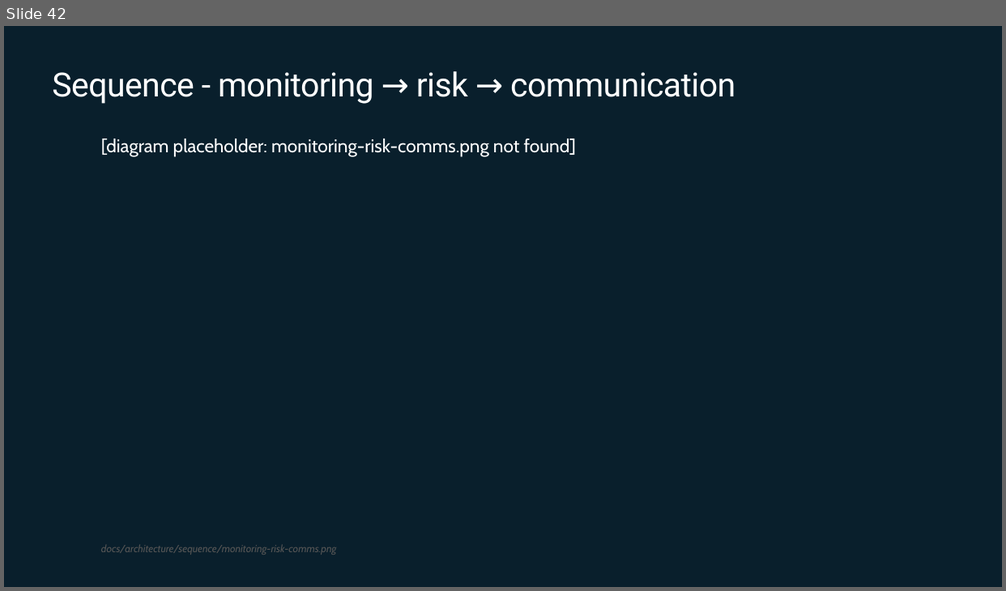
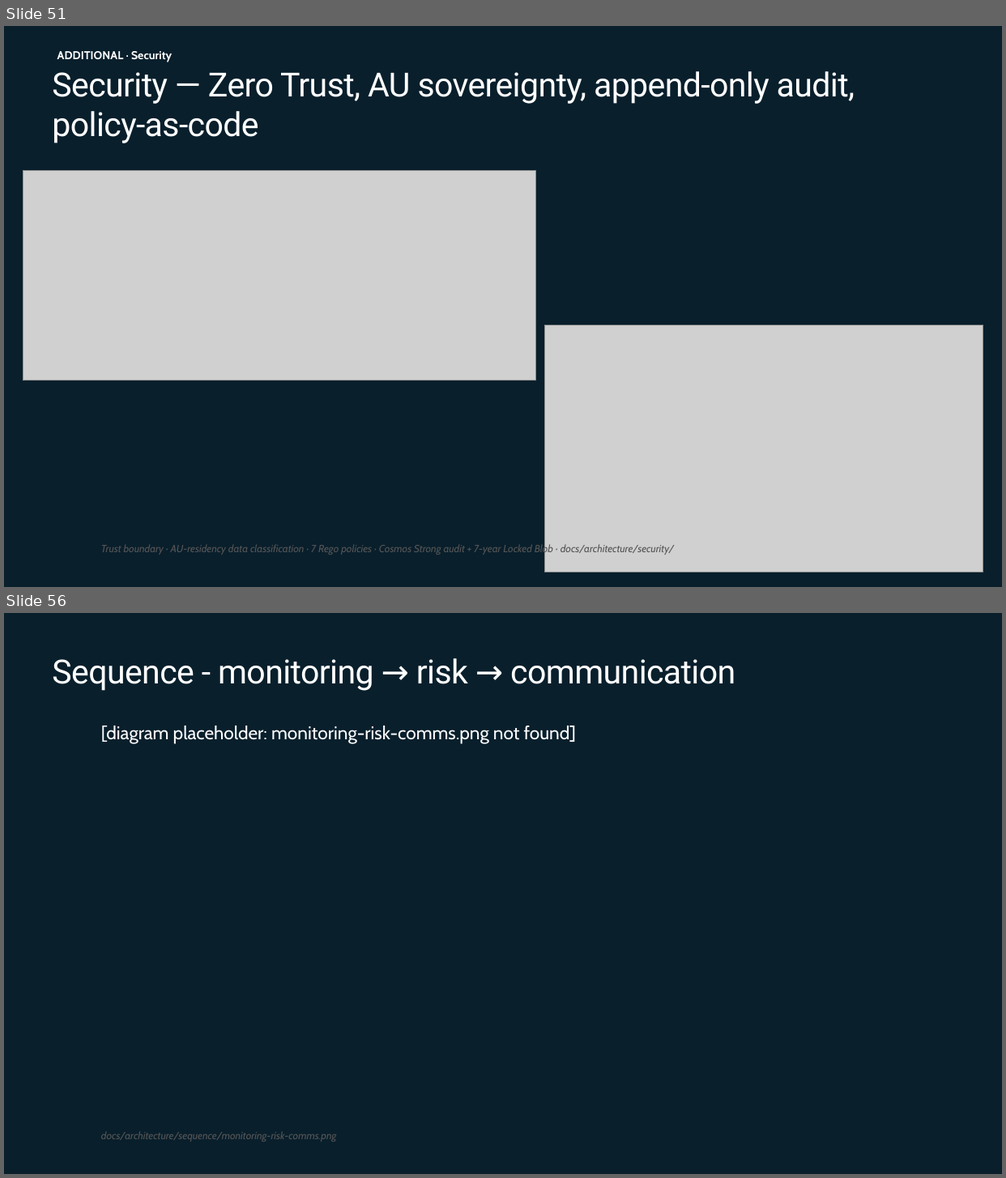
Before and after one commit to johnbilliris/ama, a slide deck: docs/ama-presentation/AMA_Capstone_Disaster_Response_Hub.pptx. Shown one above the other, each under a label of ours: slide 42 before the commit, slides 51 and 56 after it; the slides between them are not shown. The pictures are 1006x591 and 1006x1178 pixels, drawn with LibreOffice and Linux fonts; fonts in the diff are those of the drawing; grey boxes stand for pictures; background and template pictures are left out. Boxes give left, top, right and bottom in pixels: in the first picture for what was removed or moved away, otherwise in the second. Text is boxed around its words. In the diff, an @@ line names an element or a change of style, - is before the commit and + after.

```diff
--- a/docs/ama-presentation/AMA_Capstone_Disaster_Response_Hub.pptx
+++ b/docs/ama-presentation/AMA_Capstone_Disaster_Response_Hub.pptx
@@ slide 51 added at [4, 26, 1002, 587], background #091F2C @@
@@ title added at [52, 71, 854, 143], 32 pt, text #FFFFFF @@
+Security — Zero Trust, AU sovereignty, append-only audit, policy-as-code
@@ text added at [57, 51, 172, 62], 11 pt, text #FFFFFF, bold @@
+ADDITIONAL · Security
@@ picture added at [23, 170, 535, 380] @@
@@ picture added at [545, 326, 984, 573] @@
@@ text added at [101, 544, 674, 556], 10 pt, text #555555, italic @@
+Trust boundary · AU-residency data classification · 7 Rego policies · Cosmos Strong audit + 7-year Locked Blob · docs/architecture/security/
@@ what was slide 42 is now slide 56 @@
```
Also in this commit, not shown: 13 other slides added, 6 other files.
